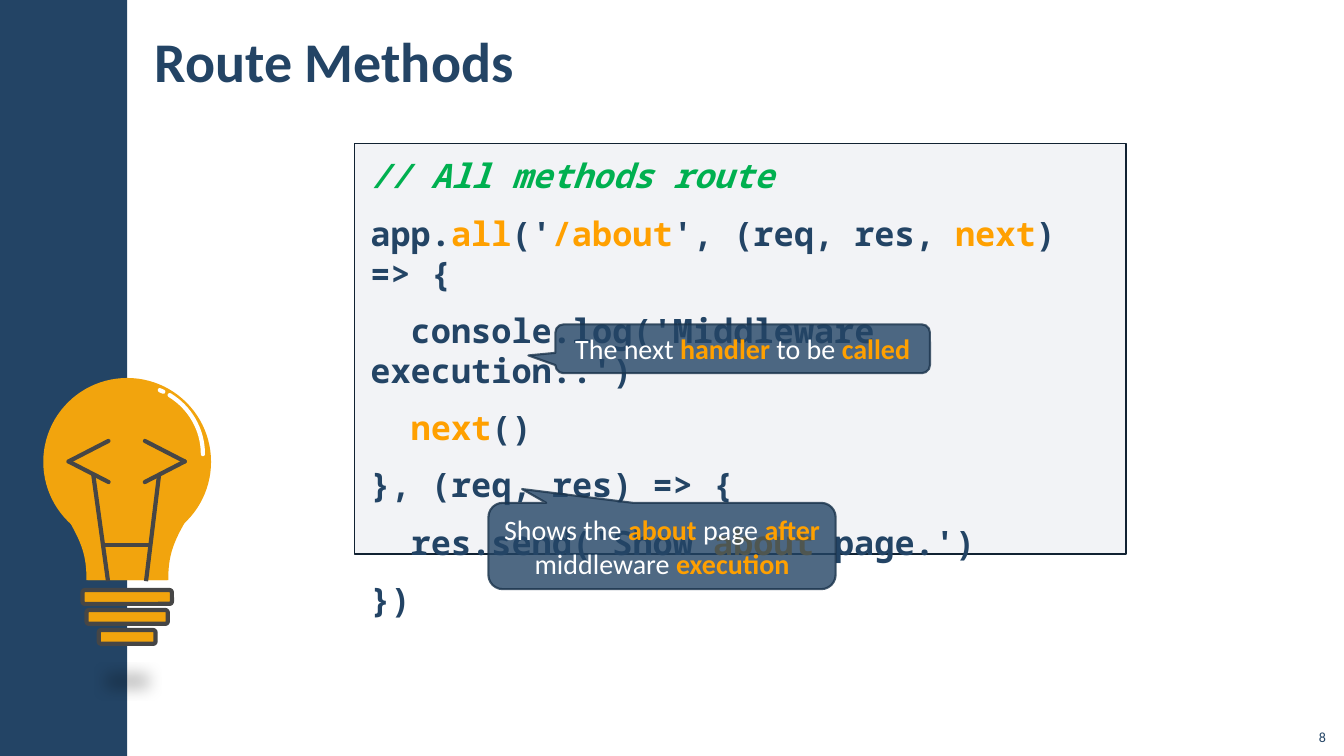
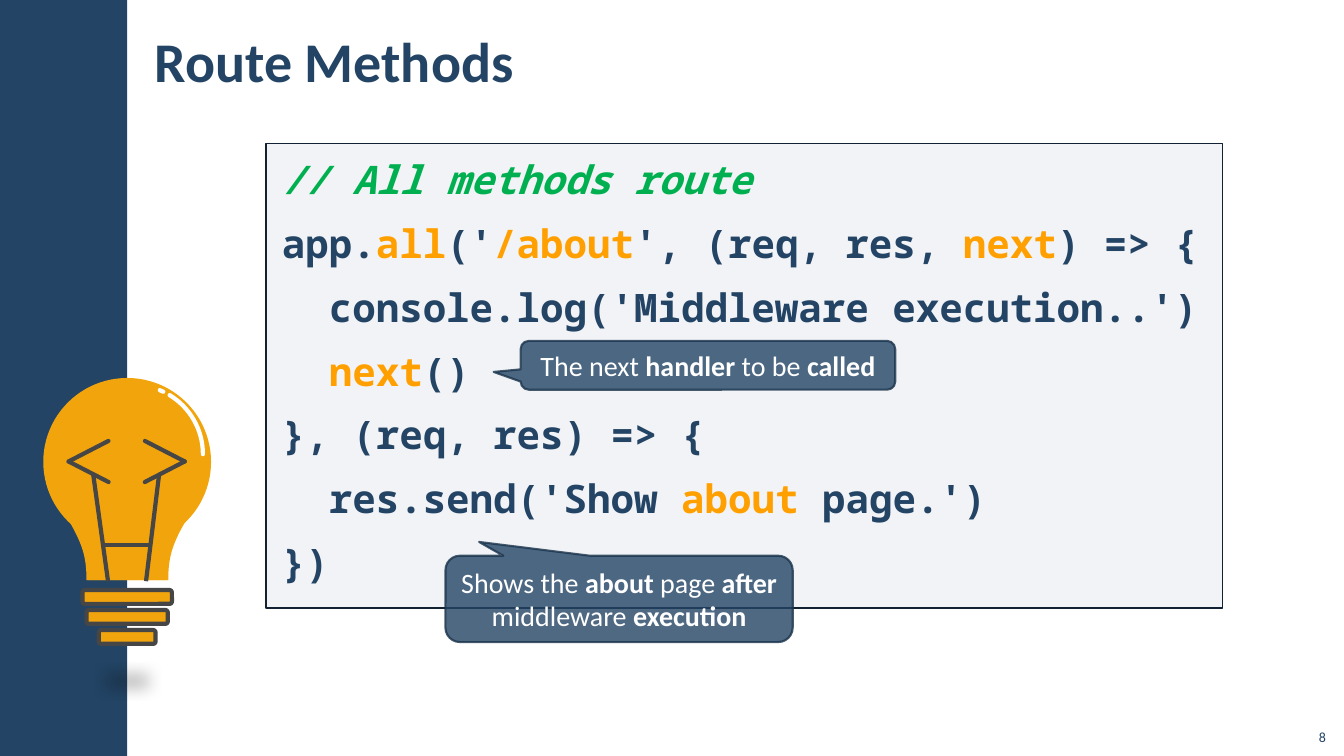
Before and after one commit to slazeRnet/JavaScript, a slide deck: slide 8 of JS-Back-End/03-ExpressJS and Templating/lab/03. ExpressJS-and-Templating.pptx. Drawn at 1344x756 pixels with LibreOffice and Linux fonts; fonts in the diff are those of the drawing; background and template pictures are left out. Boxes give left, top, right and bottom in pixels: in the first picture for what was removed or moved away, otherwise in the second. Text is boxed around its words. In the diff, an @@ line names an element or a change of style, - is before the commit and + after.

```diff
--- a/JS-Back-End/03-ExpressJS and Templating/lab/03. ExpressJS-and-Templating.pptx
+++ b/JS-Back-End/03-ExpressJS and Templating/lab/03. ExpressJS-and-Templating.pptx
@@ text "// All methods route": place and size @@
-text "// All methods route" at bbox=[355, 143, 1127, 555]
+text "// All methods route" at bbox=[266, 143, 1223, 608]
@@ text "// All methods route" at bbox=[266, 143, 1223, 608]: size 24 to 28 pt @@
@@ rounded speech box "The next handler to be ...": place and size @@
-rounded speech box "The next handler to be ..." at bbox=[556, 325, 931, 373]
+rounded speech box "The next handler to be ..." at bbox=[521, 341, 896, 389]
@@ rounded speech box "The next handler to be ..." at bbox=[521, 341, 896, 389]: text colour #FFA000 to #FFFFFF in "handler called" @@
@@ rounded speech box "Shows the about page after ...": place and size @@
-rounded speech box "Shows the about page after ..." at bbox=[489, 503, 836, 590]
+rounded speech box "Shows the about page after ..." at bbox=[446, 556, 792, 642]
@@ rounded speech box "Shows the about page after ..." at bbox=[446, 556, 792, 642]: text colour #FFA000 to #FFFFFF in "about after execution" @@
```
Also in this commit, not shown: 18 other slides changed, 1 slide added, 13 other files.
